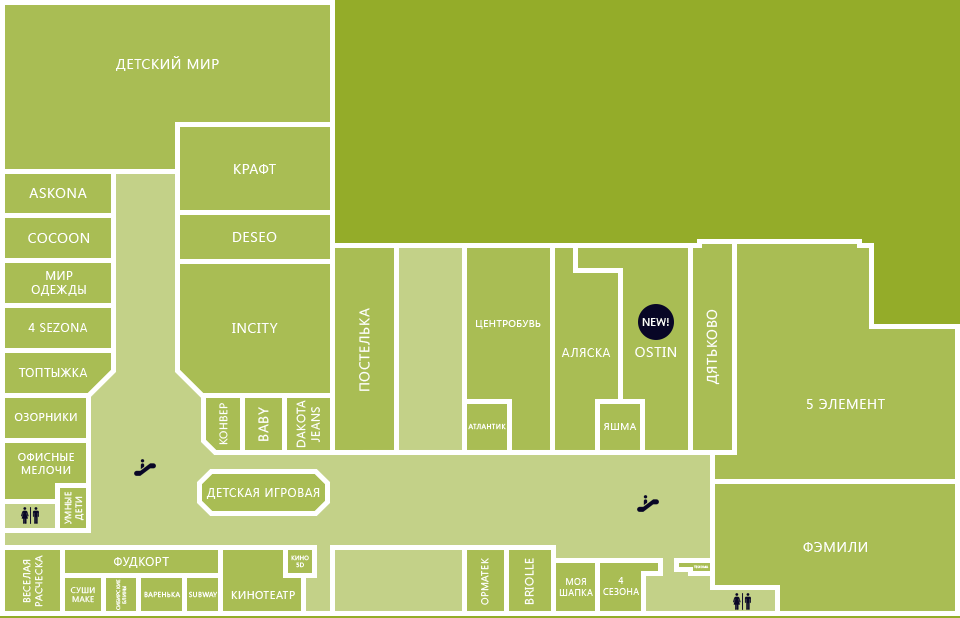
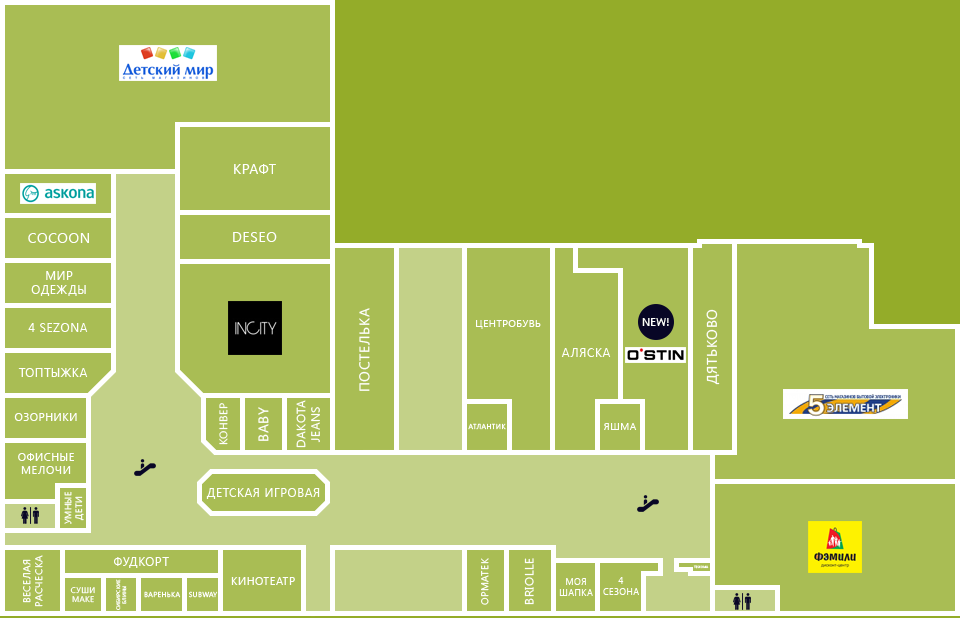
Revision of a layered 960 × 618 image; what changed, layer by layer:
added layer "Слой 1" in group "названия отделов" over [20, 45, 908, 610]
hid "новые отделы" (2nd of 2, in "karta2_радуга кемерово 2 этаж" › "названия отделов") over [20, 56, 885, 610]
added layer "Слой 2" in group "контуры" over [20, 45, 908, 611]
hid "новые контуры" over [20, 45, 908, 611]
added layer "Слой 3" in group "фон" over [20, 45, 908, 617]
hid "новый фон" over [20, 45, 908, 611]
